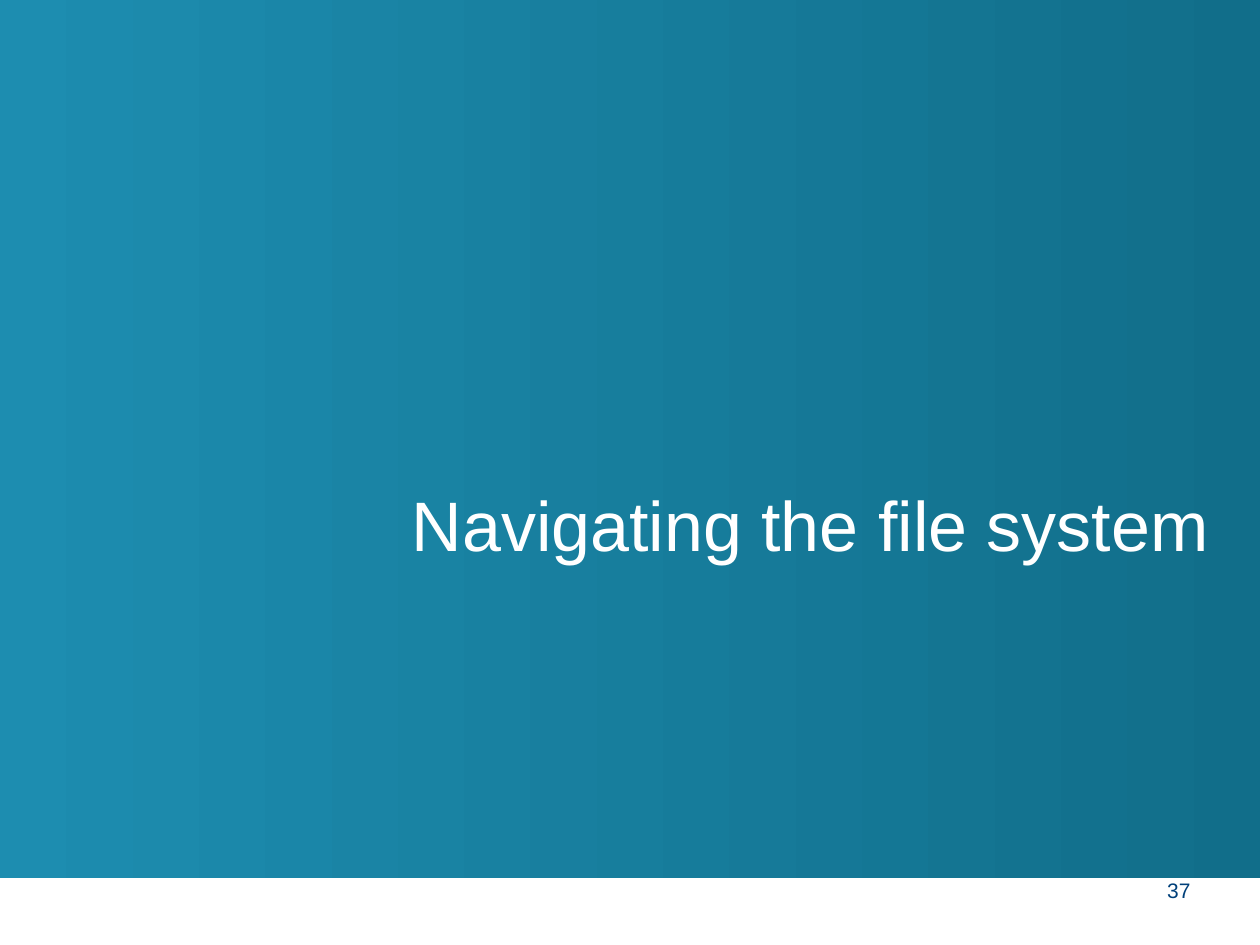
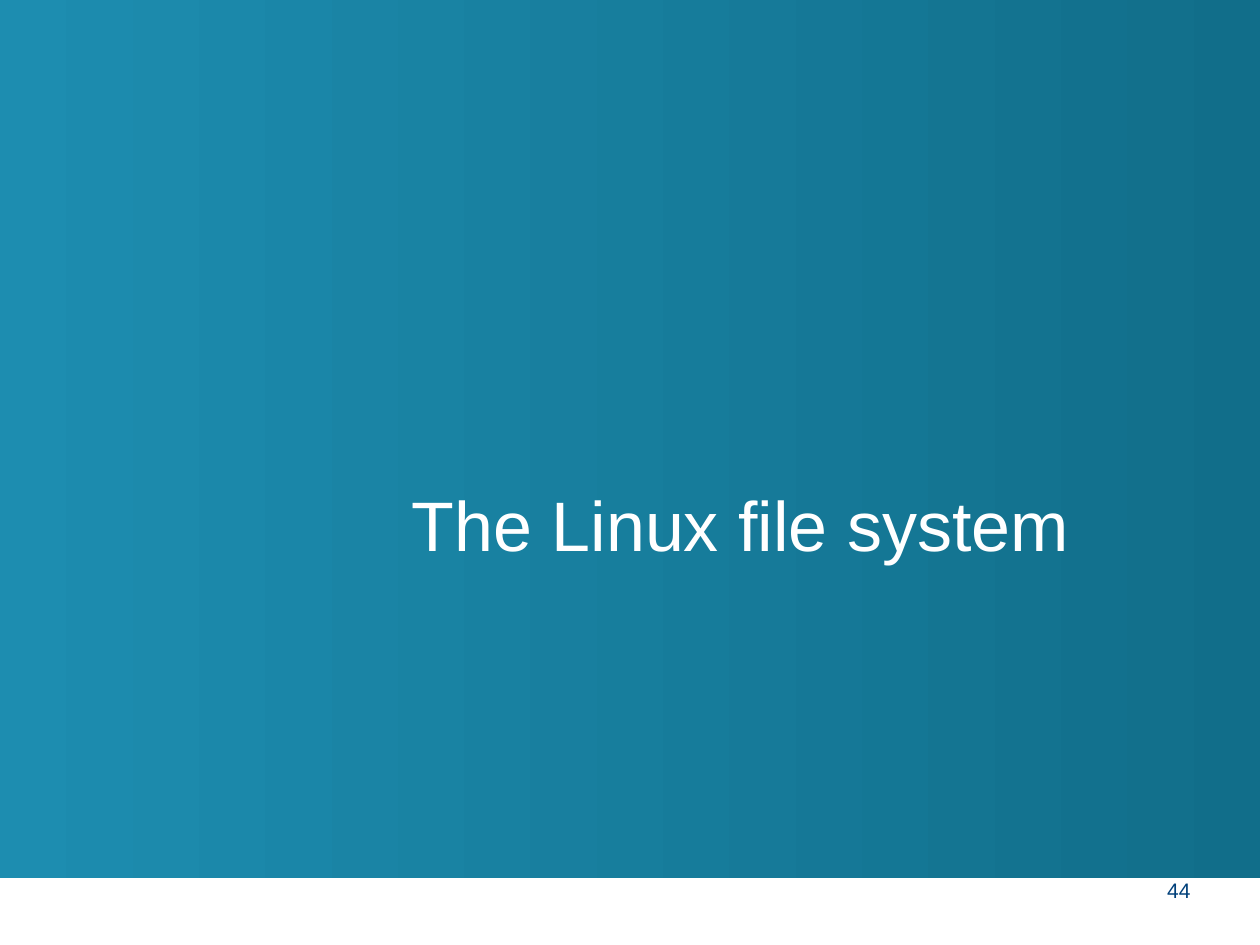
Before and after one commit to hpcleuven/Linux-intro, a slide deck: slide 44 of Linux-intro.pptx (slide 37 before the commit). Drawn at 1260x945 pixels with LibreOffice and Linux fonts; fonts in the diff are those of the drawing; background and template pictures are left out. Boxes give left, top, right and bottom in pixels: in the first picture for what was removed or moved away, otherwise in the second. Text is boxed around its words. In the diff, an @@ line names an element or a change of style, - is before the commit and + after.

```diff
--- a/Linux-intro.pptx
+++ b/Linux-intro.pptx
@@ title at [412, 500, 1069, 564]: text changed @@
-Navigating the file system
+The Linux file system
@@ page number at [1167, 883, 1190, 898]: text changed @@
-37
+44
```
Also in this commit, not shown: 14 other slides changed, 8 slides removed, 3 other files.
